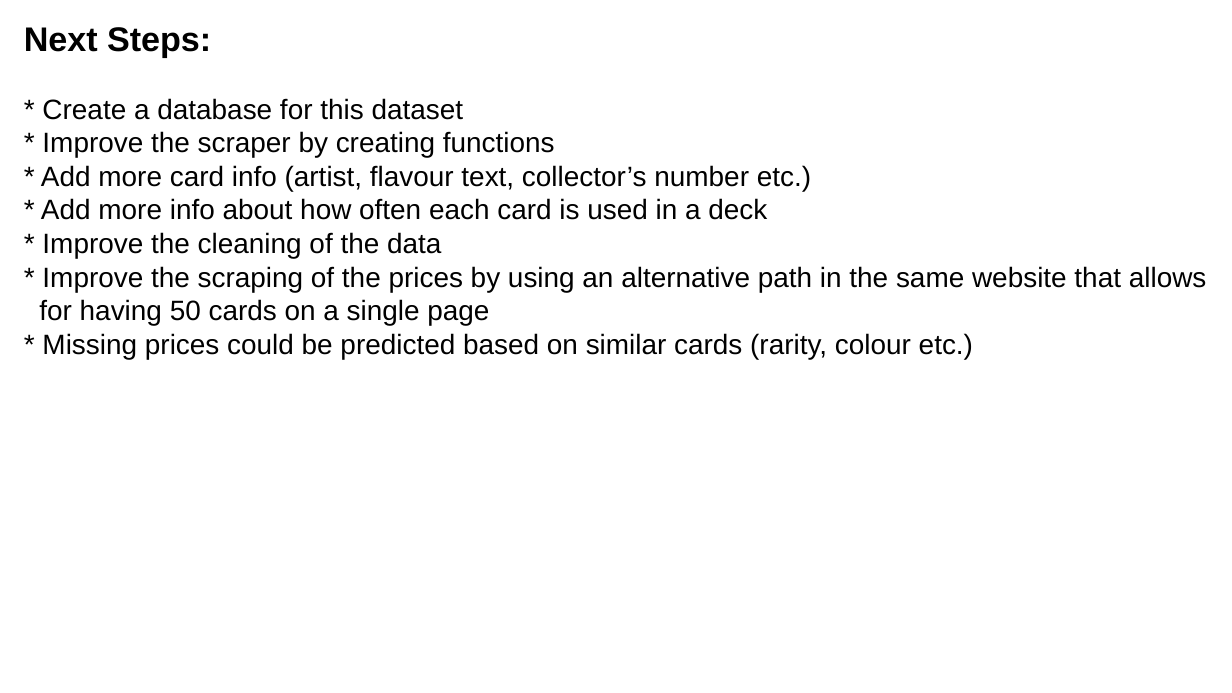
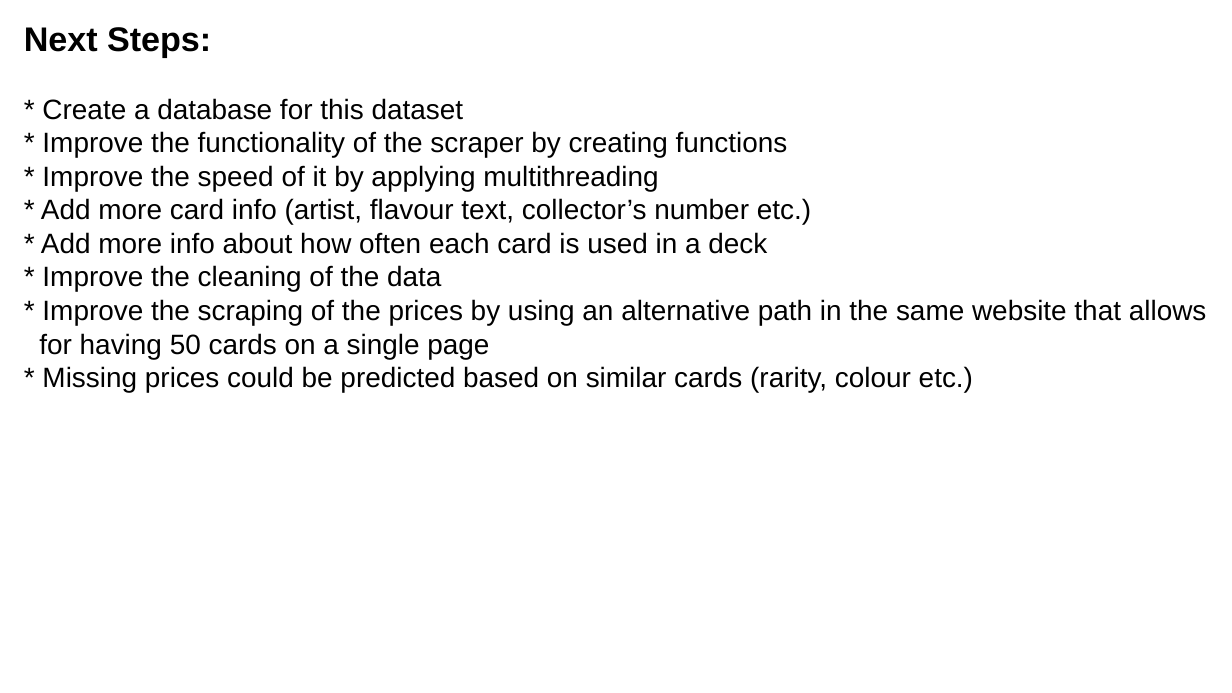
Before and after one commit to Spiros07/mtg_scraper, a slide deck: slide 10 of presentation.odp. Drawn at 1232x693 pixels with LibreOffice and Linux fonts; fonts in the diff are those of the drawing. Boxes give left, top, right and bottom in pixels: in the first picture for what was removed or moved away, otherwise in the second. Text is boxed around its words. In the diff, an @@ line names an element or a change of style, - is before the commit and + after.

```diff
--- a/presentation.odp
+++ b/presentation.odp
@@ text at (42, 131, 788, 191): text changed @@
-* Improve the scraper by creating functions
+* Improve the functionality of the scraper by creating functions
+* Improve the speed of it by applying multithreading
```
Also in this commit, not shown: 2 other slides changed.
